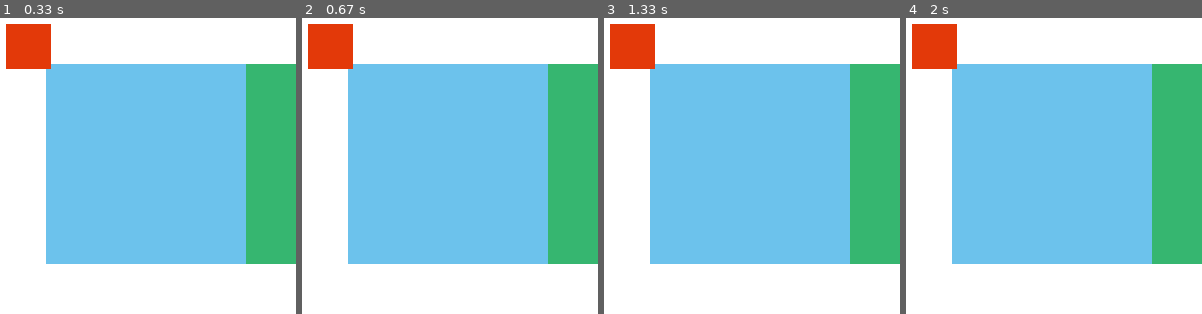
Above: before the commit, frames 1-4 (left to right).
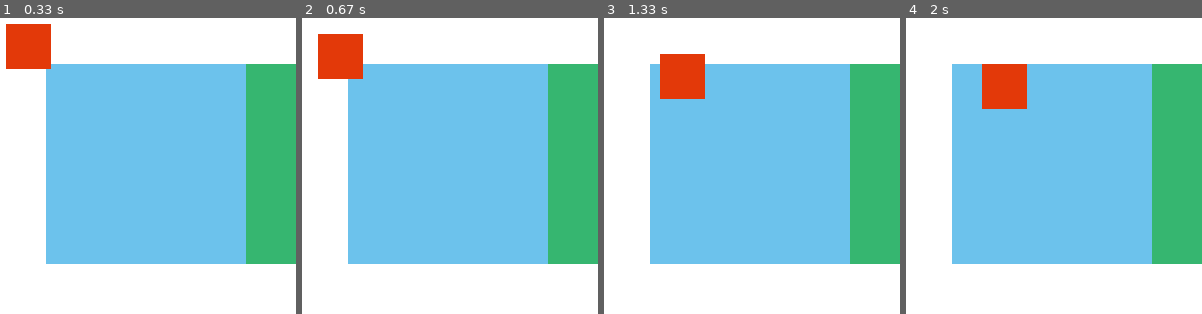
Above: after the commit, the same moments.

Repository: italogama/PyGame-LearnCafe
Game: pygame game, started from Aula 4 Inicio/Aula 04.py
Two runs of this game, one before a commit and one after it. Both use one fixed random seed, a clock stepped at 60 frames per second and the inputs below.
Inputs (mouse positions are in pixels of both pictures, inside the frame that each line leads up to):
- Up to frame 1 (0.33 s): no input
- Up to frame 2 (0.67 s): tap Space at 0.33 s
- Up to frame 3 (1.33 s): hold Backspace 0.67-1.13 s; hold Right 0.67-1.13 s; move the mouse to (678, 166) at 0.7 s; tap Space at 0.73, 1.03, 1.23 s; hold Right from 1.17 s (still down); move the mouse to (793, 59) at 1.2 s
- Up to frame 4 (2 s): tap Space at 1.53, 1.73 s; release Right at 1.63 s; hold Up 1.67-1.97 s; move the mouse to (1056, 62) at 1.7 s

Frame 1 is identical in both runs. In frame 2, 1.8% of the frame differs, in the area x 2-21%, y 2-21%; in frame 3, 4.6%, in the area x 2-35%, y 2-28%; in frame 4, 4.6%.

Commit message:
Aula 13 - Movimentando objeto na tela, Eventos teclado

Diff:
--- a/Aula 4 Inicio/Aula 04.py
+++ b/Aula 4 Inicio/Aula 04.py
@@ -35,7 +35,22 @@
 
             if event.type == pygame.KEYDOWN:
                 if event.key == pygame.K_LEFT:
-                    ret.move(-10, 0)
+                    ret.move_ip(-10, 0)  #utiliza move_ip para movimentar com teclado
+
+                if event.key == pygame.K_RIGHT:
+                    ret.move_ip(10, 0)
+
+                if event.key == pygame.K_UP:
+                    ret.move_ip(0, -10)
+
+                if event.key == pygame.K_DOWN:
+                    ret.move_ip(0, 10)
+
+                if event.key == pygame.K_SPACE:
+                    ret.move_ip(10, 10)
+
+                if event.key == pygame.K_BACKSPACE:
+                    ret.move_ip(-10, -10)
 
 
         relogio.tick(27) #tick pra atualizar
